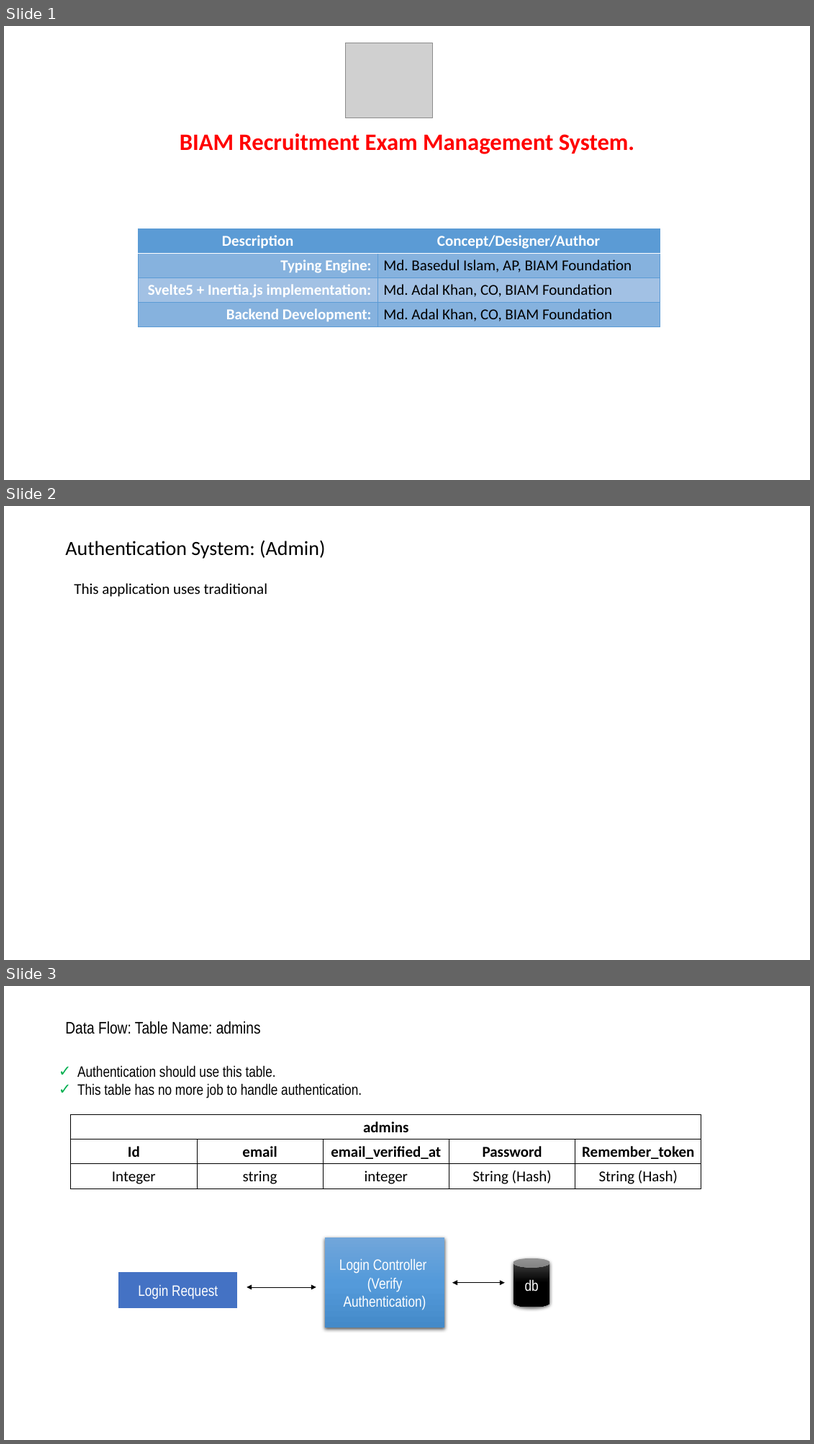
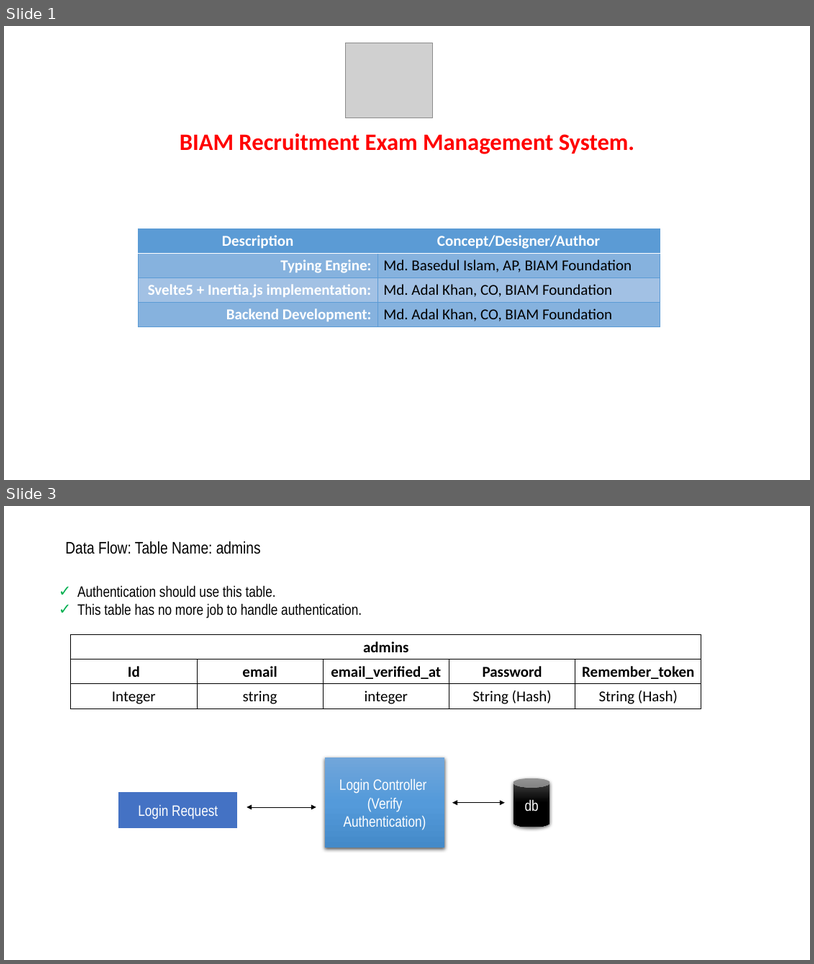
Before and after one commit to mdadalkhan/Code, a slide deck: projects/brems/Overview.pptx. Shown one above the other, each under a label of ours: slides 1, 2 and 3 before the commit, slides 1 and 3 after it; the slides between them are not shown. The pictures are 814x1444 and 814x964 pixels, drawn with LibreOffice and Linux fonts; fonts in the diff are those of the drawing; grey boxes stand for pictures. Boxes give left, top, right and bottom in pixels: in the first picture for what was removed or moved away, otherwise in the second. Text is boxed around its words. In the diff, an @@ line names an element or a change of style, - is before the commit and + after.

```diff
--- a/projects/brems/Overview.pptx
+++ b/projects/brems/Overview.pptx
@@ slide 2 removed at [4,506,810,960], background #FFFFFF @@
@@ title removed at [65,540,325,559] @@
-Authentication System: (Admin)
@@ text removed at [74,583,268,597] @@
-This application uses traditional
```
Also in this commit, not shown: 1 slide changed, 3 slides added, 17 other files.
